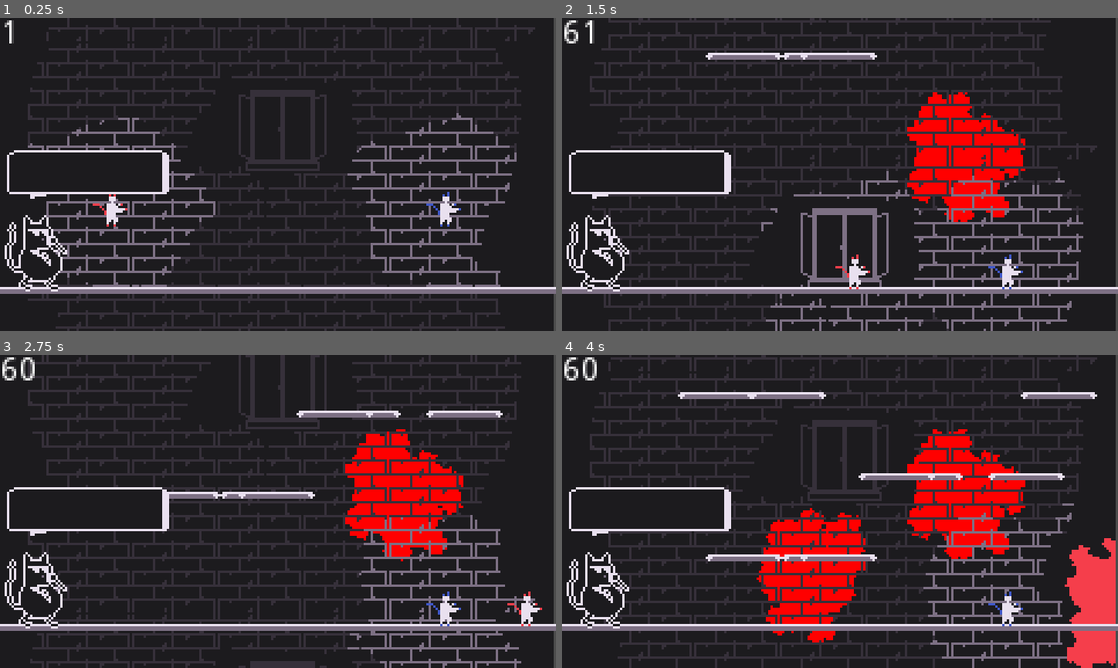
Above: before the commit, frames 1-4 (two rows, left to right).
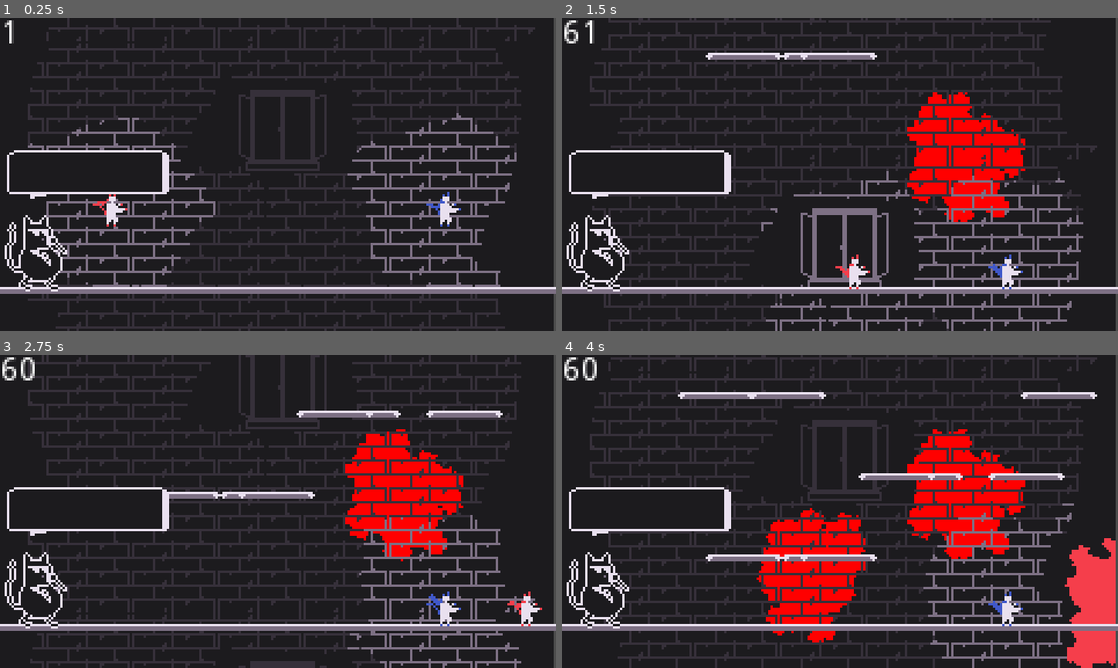
Above: after the commit, the same moments.

Repository: Daxidz/lospecjam01
Game: Godot game, scene res://src/fighter/Main.tscn
Two runs of this game, one before a commit and one after it. Both use one fixed random seed, a clock stepped at 60 frames per second and the inputs below.
Inputs (mouse positions are in pixels of both pictures, inside the frame that each line leads up to):
- Up to frame 1 (0.25 s): no input
- Up to frame 2 (1.5 s): tap Enter (ui_accept) at 0.5, 0.77 s; move the mouse to (962, 158) at 0.52 s; hold Y (change_player) 0.53-1.28 s; hold D (ui_right) from 0.53 s (still down); click (962, 158) at 0.67 s; move the mouse to (728, 190) at 1.27 s; tap Y (change_player) at 1.35 s
- Up to frame 3 (2.75 s): tap Enter (ui_accept) at 1.52 s; move the mouse to (333, 442) at 2.02 s; release D (ui_right) at 2.03 s; hold A (ui_left) from 2.03 s (still down); hold Y (change_player) from 2.03 s (still down)
- Up to frame 4 (4 s): move the mouse to (812, 574) at 2.77 s; release A (ui_left) at 2.78 s; release Y (change_player) at 2.78 s; hold D (ui_right) from 2.78 s (still down); tap Y (change_player) at 2.85 s; click (812, 574) at 2.92 s; tap Enter (ui_accept) at 3.02, 3.77 s; move the mouse to (1006, 558) at 3.52 s; hold Y (change_player) from 3.53 s (still down)

The runs differ from the first frame. In frame 1, less than 0.1% of the frame differs, in the area x 17-80%, y 57-61%; in frame 2, less than 0.1%; in frame 3, less than 0.1%, in the area x 77-95%, y 76-81%; in frame 4, less than 0.1%.

Commit message:
Add bandana kek

Diff:
--- /dev/null
+++ b/src/fighter/Bandana.gd
@@ -0,0 +1,40 @@
+tool
+extends Line2D
+
+export var displacement: float = 3
+
+var time: float = 0.0
+
+var point_save
+
+var rand = RandomNumberGenerator.new()
+
+var rand_start: float
+
+
+export var freq: float = 4.0
+
+func _ready():
+	point_save = points
+	time = 0.0
+	rand.randomize()
+	rand_start = 2*PI * randf()
+
+
+func _physics_process(delta):
+	time += delta
+
+	var i = 0
+	var nb_points: float = float(points.size())
+	for p in points:
+		if i != 0:
+
+#			var y_p = point_save[i].y + (sin(time + (i *1.0/nb_points)) * displacement)
+
+			var disp = displacement * sin(2*PI*freq*time + (i *1.0/nb_points) +rand_start)
+			var y_p = point_save[i].y + disp
+
+
+			set_point_position(i, Vector2(point_save[i].x, y_p))
+	#		print(sin(time + i*1.0/nb_points))
+		i+= 1
--- /dev/null
+++ b/src/fighter/Bandana.tscn
@@ -0,0 +1,9 @@
+[gd_scene load_steps=2 format=2]
+
+[ext_resource path="res://src/fighter/Bandana.gd" type="Script" id=1]
+
+[node name="Bandana" type="Line2D"]
+points = PoolVector2Array( 0, 0, -6, 0, -10, 0, -13, 0, -15, 0 )
+width = 1.5
+script = ExtResource( 1 )
+freq = 2.0
--- a/src/fighter/Fighter.gd
+++ b/src/fighter/Fighter.gd
@@ -43,6 +43,7 @@
 	$Hitbox/CollisionShape2D.disabled = true
 	$Particles2D.material.set_shader_param("color", color)
 	$Sprite.material.set_shader_param("color", color)
+	$Bandana.default_color = color
 	#$Sprite2.material.set_shader_param("replace_col", color)
 	state_machine.travel("idle")
 	connect("punched", get_tree().get_root().get_node("Main"), "onPunched")
--- a/src/fighter/Fighter.tscn
+++ b/src/fighter/Fighter.tscn
@@ -6,6 +6,7 @@
 [ext_resource path="res://assets/img/fighter/aura.png" type="Texture" id=4]
 [ext_resource path="res://assets/img/fighter/smoke.png" type="Texture" id=5]
 [ext_resource path="res://src/fighter/Aura.gd" type="Script" id=6]
+[ext_resource path="res://src/fighter/Bandana.tscn" type="PackedScene" id=7]
 
 [sub_resource type="ShaderMaterial" id=1]
 
@@ -277,6 +278,12 @@
 process_material = SubResource( 32 )
 texture = ExtResource( 5 )
 
+[node name="Bandana" parent="." instance=ExtResource( 7 )]
+position = Vector2( 0, -4 )
+points = PoolVector2Array( 0, 0, -3, 2.9888, -4, 2.37775, -5, 1.67191, -6, 0.899416 )
+displacement = 2.0
+freq = 1.0
+
 [connection signal="timeout" from="CoyoteTimer" to="." method="_on_CoyoteTimer_timeout"]
 [connection signal="area_entered" from="Hitbox" to="." method="_on_Hitbox_area_entered"]
 [connection signal="timeout" from="KnockbackTimer" to="." method="_on_KnockbackTimer_timeout"]
Not shown: 1 places in src/fighter/Fighter.tscn that only renumber resources
